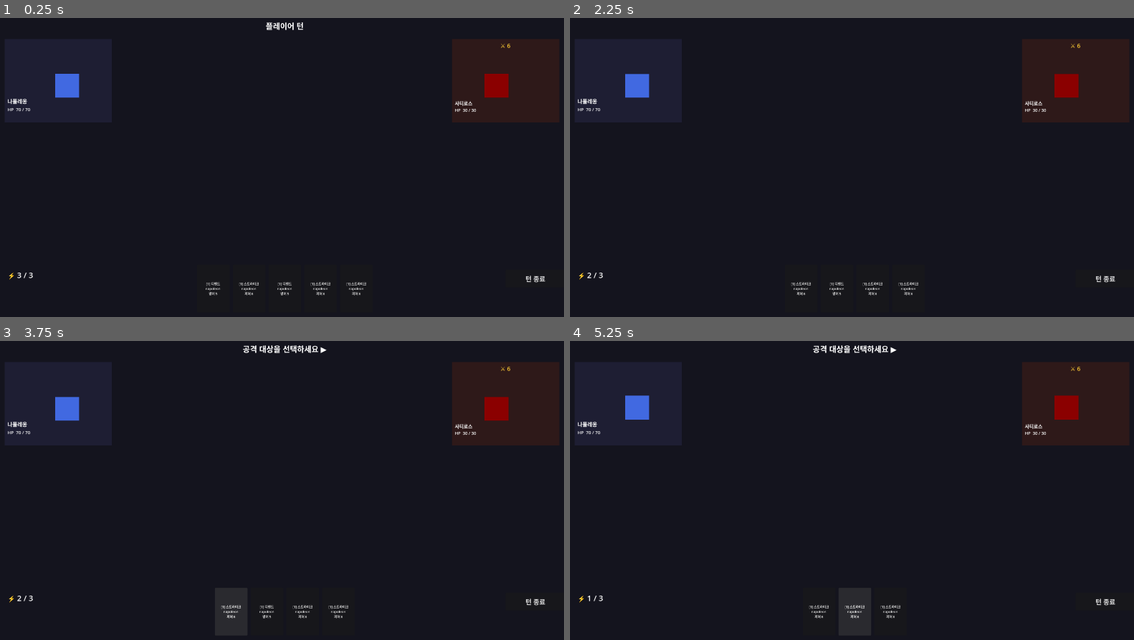
Above: before the commit, frames 1-4 (two rows, left to right).
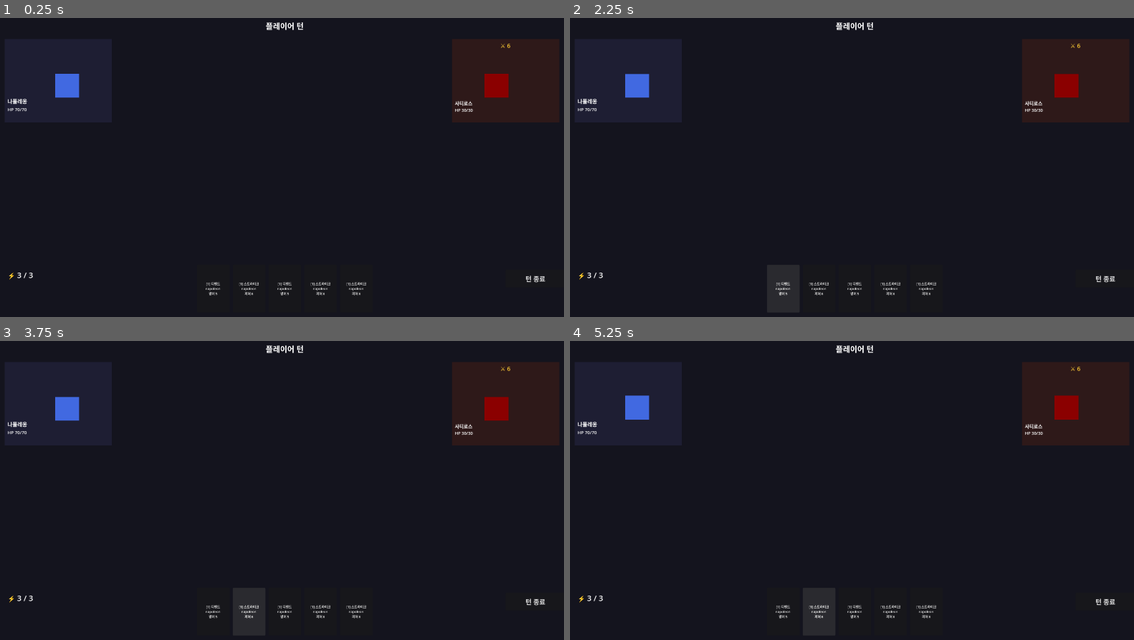
Above: after the commit, the same moments.

Repository: l980l/stsl
Game: Godot game, scene res://scenes/battle/battle_scene.tscn
Two runs of this game, one before a commit and one after it. Both use one fixed random seed, a clock stepped at 60 frames per second and the inputs below. The project has no main scene, so this scene is started directly.
Inputs (mouse positions are in pixels of both pictures, inside the frame that each line leads up to):
- Up to frame 1 (0.25 s): no input
- Up to frame 2 (2.25 s): click (1077, 80) at 0.52 s; click (1077, 170) at 1.27 s; click "[1] 디펜드 napoleon 방어 5" at 2 s
- Up to frame 3 (3.75 s): click (507, 583) at 2.77 s; click "[1] 스트라이크 napoleon 피해 6" at 3.5 s
- Up to frame 4 (5.25 s): click "[1] 디펜드 napoleon 방어 5" at 4.25 s; click "[1] 스트라이크 napoleon 피해 6" at 5 s

The runs differ from the first frame. In frame 1, less than 0.1% of the frame differs, in the area x 2-85%, y 30-32%; in frame 2, 0.6%; in frame 3, 0.8%, in the area x 2-85%, y 1-93%; in frame 4, 0.4%.

Commit message:
feat: 전투 화면 사기(Morale) UI 표시

Diff:
--- a/scenes/battle/battle_scene.gd
+++ b/scenes/battle/battle_scene.gd
@@ -158,6 +158,7 @@
 	btn.position = Vector2(ENEMY_X, y)
 	btn.size = Vector2(SLOT_W, SLOT_H)
 	btn.text = ""
+	btn.visible = false
 	var captured_index := index
 	btn.pressed.connect(func(): _on_enemy_pressed(captured_index))
 	add_child(btn)
@@ -213,6 +214,7 @@
 	BattleManager.battle_lost.connect(_on_battle_lost)
 	TeamManager.hero_died.connect(_on_hero_died)
 	BattleManager.status_applied.connect(_on_status_applied)
+	BattleManager.morale_changed.connect(_on_morale_changed)
 
 # ─────────────────────────────────────────────
 # 배틀 초기화
@@ -324,6 +326,7 @@
 			_enemy_char_nodes[i] = null
 	for entry in _enemy_nodes:
 		entry["panel"].visible = false
+		entry["btn"].visible = false
 
 	var count := 0
 	while count < 3 and BattleManager.get_enemy(count) != null:
@@ -333,6 +336,7 @@
 		var enemy: Resource = BattleManager.get_enemy(i)
 		var entry: Dictionary = _enemy_nodes[i]
 		entry["panel"].visible = true
+		entry["btn"].visible = true
 		entry["btn"].disabled = false
 		entry["name_lbl"].text = enemy.get("enemy_name") if enemy.get("enemy_name") != null else "적"
 
@@ -357,9 +361,13 @@
 		if hero == null:
 			return
 		var cur_hp: int = TeamManager.get_current_hp(hero_id)
-		entry["hp_lbl"].text = "HP  %d / %d" % [cur_hp, hero.max_hp]
 		var block: int = BattleManager.get_hero_block(hero_id)
-		entry["block_lbl"].text = "🛡 %d" % block if block > 0 else ""
+		var block_str: String = "  🛡%d" % block if block > 0 else ""
+		var status: Dictionary = BattleManager.get_hero_status(hero_id)
+		var morale: int = status.get("morale", 0)
+		var morale_str: String = "  ★%d" % morale if morale > 0 else ""
+		entry["hp_lbl"].text = "HP %d/%d%s%s" % [cur_hp, hero.max_hp, block_str, morale_str]
+		entry["block_lbl"].text = ""
 		if not TeamManager.is_alive(hero_id):
 			entry["panel"].modulate = Color(0.4, 0.4, 0.4)
 		_refresh_status_icons_hero(hero_id)
@@ -371,9 +379,10 @@
 	if enemy == null:
 		return
 	var cur_hp: int = BattleManager.get_enemy_hp(index)
-	entry["hp_lbl"].text = "HP  %d / %d" % [cur_hp, enemy.max_hp]
 	var block: int = BattleManager.get_enemy_block(index)
-	entry["block_lbl"].text = "🛡 %d" % block if block > 0 else ""
+	var block_str: String = "  🛡%d" % block if block > 0 else ""
+	entry["hp_lbl"].text = "HP %d/%d%s" % [cur_hp, enemy.max_hp, block_str]
+	entry["block_lbl"].text = ""
 
 	# 의도 표시
 	var intent: Resource = BattleManager.get_enemy_current_intent(index)
@@ -439,47 +448,11 @@
 # 인터랙션 핸들러 (Task 4~5에서 구현)
 # ─────────────────────────────────────────────
 
-func _on_card_pressed(card: Resource) -> void:
-	if _drag_card != null:
-		return
-	if not BattleManager.is_player_turn or not DeckManager.can_play(card):
-		return
-
-	# 타겟 선택이 필요한지 확인
-	var needs_target := false
-	for effect in card.effects:
-		match effect.effect_type:
-			EffectRes.EffectType.DAMAGE:
-				if effect.target == "SINGLE":
-					needs_target = true
-			EffectRes.EffectType.APPLY_STATUS:
-				if effect.target == "SINGLE":
-					needs_target = true
-			EffectRes.EffectType.COUNTER_BLOCK, \
-			EffectRes.EffectType.CONSUME_MORALE, \
-			EffectRes.EffectType.POISON_BURST, \
-			EffectRes.EffectType.CONDITIONAL_DMG:
-				needs_target = true
-		if needs_target:
-			break
-
-	if needs_target:
-		_selected_card = card
-		_message_label.text = "공격 대상을 선택하세요 ▶"
-	else:
-		# 즉시 플레이 (블록, 전체 공격 등)
-		BattleManager.play_card(card, -1)
-		_selected_card = null
-		_message_label.text = ""
-
-func _on_enemy_pressed(index: int) -> void:
-	if _selected_card == null or not BattleManager.is_player_turn:
-		return
-	if not BattleManager.is_enemy_alive(index):
-		return
-	BattleManager.play_card(_selected_card, index)
-	_selected_card = null
-	_message_label.text = ""
+func _on_card_pressed(_card: Resource) -> void:
+	pass  # 드래그 앤 드롭 방식으로만 카드 사용 가능
+
+func _on_enemy_pressed(_index: int) -> void:
+	pass  # 드래그 앤 드롭 방식으로만 타겟 지정 가능
 
 func _on_end_turn_pressed() -> void:
 	_selected_card = null
@@ -522,6 +495,7 @@
 		_card_buttons[i].disabled = not DeckManager.can_play(hand[i])
 
 func _on_card_played(card: Resource) -> void:
+	call_deferred("_refresh_all_hero_ui")
 	var anim_name: String = card.get("play_animation") if card.get("play_animation") != null else ""
 	if anim_name == "":
 		return
@@ -532,6 +506,11 @@
 	var anim_player: AnimationPlayer = char_node.get_node("AnimationPlayer")
 	if anim_player.has_animation(anim_name):
 		anim_player.play(anim_name)
+
+func _refresh_all_hero_ui() -> void:
+	for entry in _hero_nodes:
+		if entry["hero_id"] != "":
+			_update_hero_ui(entry["hero_id"])
 
 func _on_hero_damaged(hero_id: String, _amount: int) -> void:
 	_update_hero_ui(hero_id)
@@ -623,6 +602,9 @@
 		lbl.tooltip_text = STATUS_TOOLTIP.get(key, key).replace("N", str(val))
 		lbl.mouse_filter = Control.MOUSE_FILTER_STOP
 		box.add_child(lbl)
+
+func _on_morale_changed(hero_id: String, _new_value: int) -> void:
+	_update_hero_ui(hero_id)
 
 func _on_status_applied(target: String, _status_type: String, _stacks: int) -> void:
 	if target.begins_with("enemy_"):
@@ -694,10 +676,29 @@
 			_finish_drag(get_viewport().get_mouse_position())
 		_potential_drag_card = null
 
+func _card_target_type(card: Resource) -> String:
+	# "enemy" / "ally" / "none"
+	for effect in card.effects:
+		match effect.effect_type:
+			EffectRes.EffectType.DAMAGE:
+				if effect.target == "SINGLE":
+					return "enemy"
+			EffectRes.EffectType.APPLY_STATUS:
+				if effect.target == "SINGLE":
+					return "enemy"
+			EffectRes.EffectType.COUNTER_BLOCK, \
+			EffectRes.EffectType.CONSUME_MORALE, \
+			EffectRes.EffectType.POISON_BURST, \
+			EffectRes.EffectType.CONDITIONAL_DMG:
+				return "enemy"
+			EffectRes.EffectType.HEAL:
+				if effect.target == "SINGLE":
+					return "ally"
+	return "none"
+
 func _start_drag(card: Resource) -> void:
 	_drag_card = card
 	_selected_card = null
-	_message_label.text = "드래그하여 타겟 지정 ▶"
 	_drag_preview = Label.new()
 	_drag_preview.text = "[%d] %s" % [card.cost, card.get("card_name") if card.get("card_name") else "?"]
 	_drag_preview.add_theme_font_size_override("font_size", 14)
@@ -705,41 +706,50 @@
 	_drag_preview.modulate = Color(1.0, 1.0, 0.6, 0.85)
 	_drag_preview.z_index = 10
 	add_child(_drag_preview)
-	for i in range(_enemy_nodes.size()):
-		if _enemy_nodes[i]["panel"].visible and BattleManager.is_enemy_alive(i):
-			_enemy_nodes[i]["panel"].color = Color(0.35, 0.12, 0.12)
+	match _card_target_type(card):
+		"enemy":
+			_message_label.text = "적을 선택하세요 ▶"
+			for i in range(_enemy_nodes.size()):
+				if _enemy_nodes[i]["panel"].visible and BattleManager.is_enemy_alive(i):
+					_enemy_nodes[i]["panel"].color = Color(0.35, 0.12, 0.12)
+		"ally":
+			_message_label.text = "아군을 선택하세요 ▶"
+			for entry in _hero_nodes:
+				if entry["panel"].visible:
+					entry["panel"].color = Color(0.12, 0.25, 0.12)
+		"none":
+			_message_label.text = "놓아서 사용 ▶"
 
 func _finish_drag(drop_pos: Vector2) -> void:
-	var needs_target := false
-	for effect in _drag_card.effects:
-		match effect.effect_type:
-			EffectRes.EffectType.DAMAGE:
-				if effect.target == "SINGLE":
-					needs_target = true
-			EffectRes.EffectType.APPLY_STATUS:
-				if effect.target == "SINGLE":
-					needs_target = true
-			EffectRes.EffectType.COUNTER_BLOCK, \
-			EffectRes.EffectType.CONSUME_MORALE, \
-			EffectRes.EffectType.POISON_BURST, \
-			EffectRes.EffectType.CONDITIONAL_DMG:
-				needs_target = true
-		if needs_target:
-			break
-
-	if needs_target:
-		for i in range(_enemy_nodes.size()):
-			var panel: ColorRect = _enemy_nodes[i]["panel"]
-			if not panel.visible or not BattleManager.is_enemy_alive(i):
-				continue
-			if panel.get_global_rect().has_point(drop_pos):
-				BattleManager.play_card(_drag_card, i)
-				_cleanup_drag()
-				return
+	if drop_pos.y >= BOTTOM_Y:
 		_cleanup_drag()
-	else:
-		BattleManager.play_card(_drag_card, -1)
-		_cleanup_drag()
+		return
+	match _card_target_type(_drag_card):
+		"enemy":
+			for i in range(_enemy_nodes.size()):
+				var panel: ColorRect = _enemy_nodes[i]["panel"]
+				if not panel.visible or not BattleManager.is_enemy_alive(i):
+					continue
+				if panel.get_global_rect().has_point(drop_pos):
+					BattleManager.play_card(_drag_card, i)
+					_cleanup_drag()
+					return
+			_cleanup_drag()
+		"ally":
+			for entry in _hero_nodes:
+				if not entry["panel"].visible:
+					continue
+				var hero_id: String = entry["hero_id"]
+				if not TeamManager.is_alive(hero_id):
+					continue
+				if entry["panel"].get_global_rect().has_point(drop_pos):
+					BattleManager.play_card(_drag_card, -1, hero_id)
+					_cleanup_drag()
+					return
+			_cleanup_drag()
+		"none":
+			BattleManager.play_card(_drag_card, -1)
+			_cleanup_drag()
 
 func _cleanup_drag() -> void:
 	if _drag_preview != null:
@@ -751,3 +761,6 @@
 	for entry in _enemy_nodes:
 		if entry["panel"].visible:
 			entry["panel"].color = Color(0.18, 0.10, 0.10)
+	for entry in _hero_nodes:
+		if entry["panel"].visible:
+			entry["panel"].color = Color(0.12, 0.12, 0.2)
